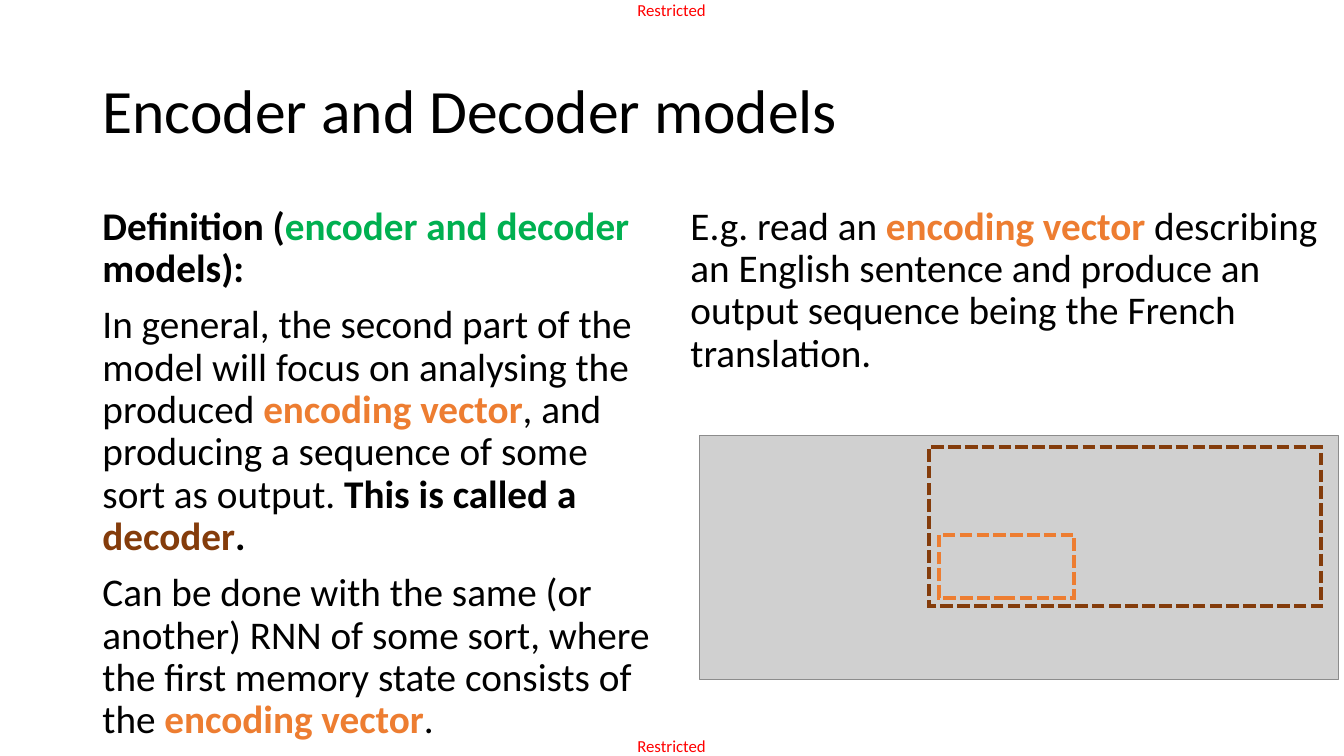
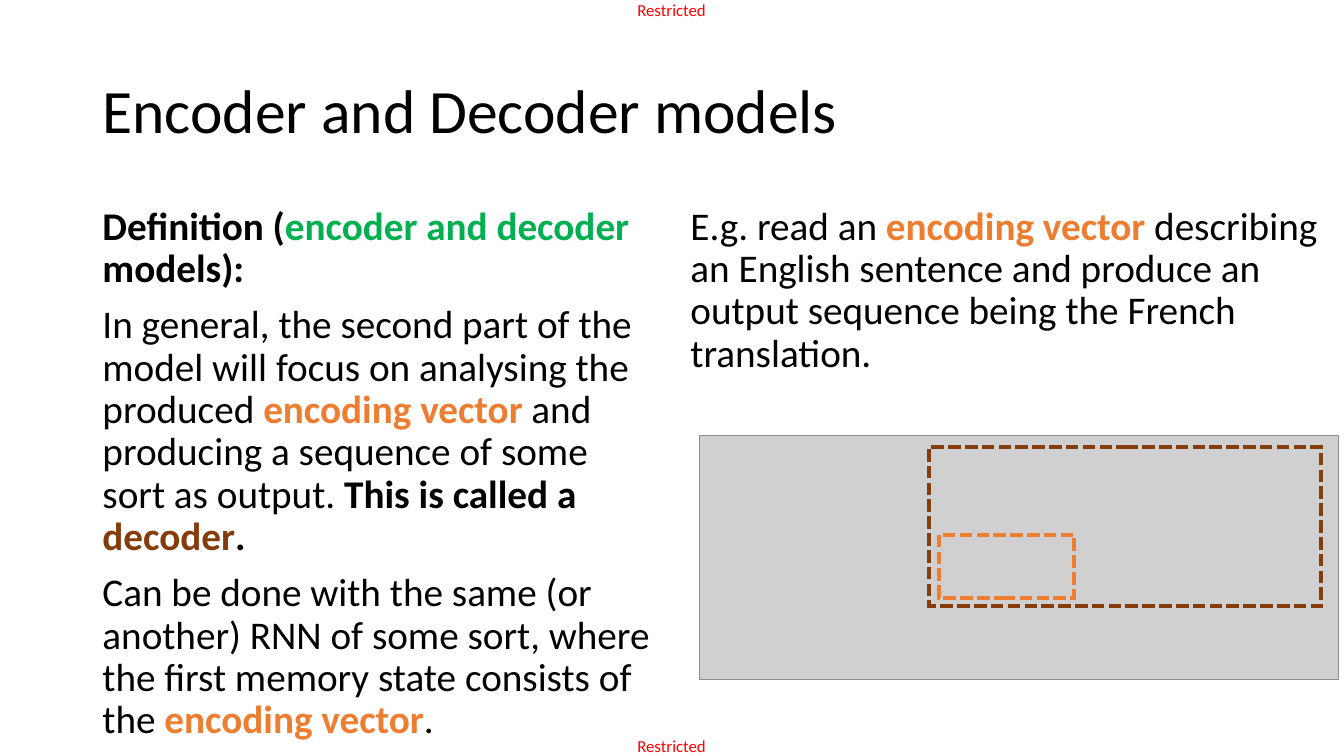
Before and after one commit to matthieudemari/SUTD_DL_50_039, a slide deck: slide 60 of W6/2. W6S2 final/W6S2.pptx (slide 62 before the commit). Drawn at 1344x756 pixels with LibreOffice and Linux fonts; fonts in the diff are those of the drawing; grey boxes stand for pictures. Boxes give left, top, right and bottom in pixels: in the first picture for what was removed or moved away, otherwise in the second. Text is boxed around its words. In the diff, an @@ line names an element or a change of style, - is before the commit and + after.

```diff
--- a/W6/2. W6S2 final/W6S2.pptx
+++ b/W6/2. W6S2 final/W6S2.pptx
@@ text at (x1=102, y1=310, x2=632, y2=551): text changed @@
-In general, the second part of the model will focus on analysing the produced encoding vector, and producing a sequence of some sort as output. This is called a decoder.
+In general, the second part of the model will focus on analysing the produced encoding vector and producing a sequence of some sort as output. This is called a decoder.
```
Also in this commit, not shown: 15 other slides changed, 5 slides added, 7 slides removed, 11 other files.
